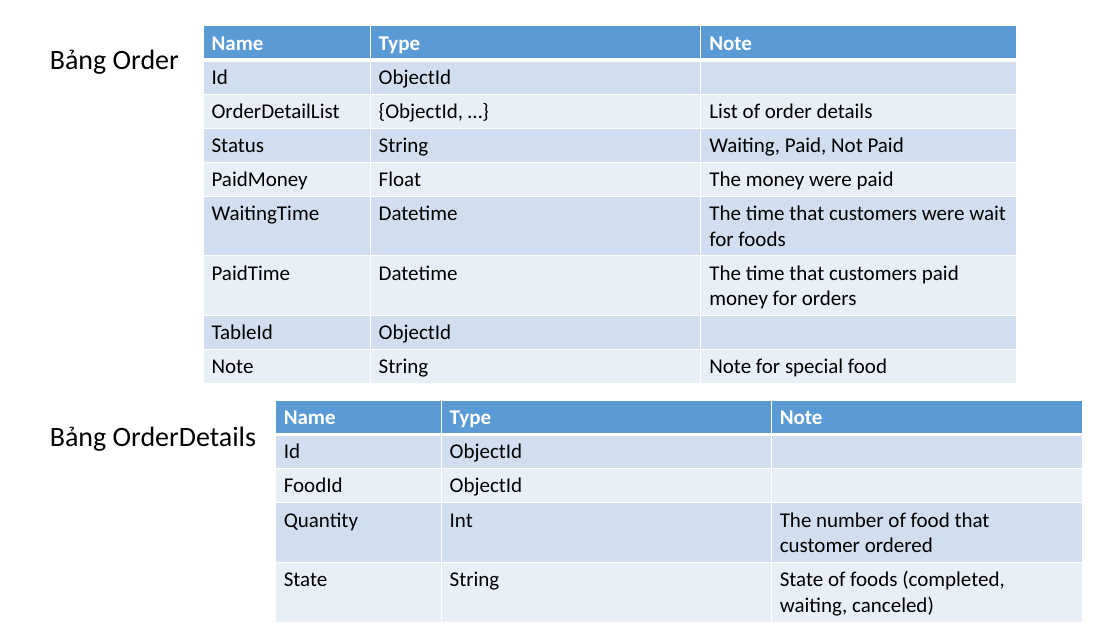
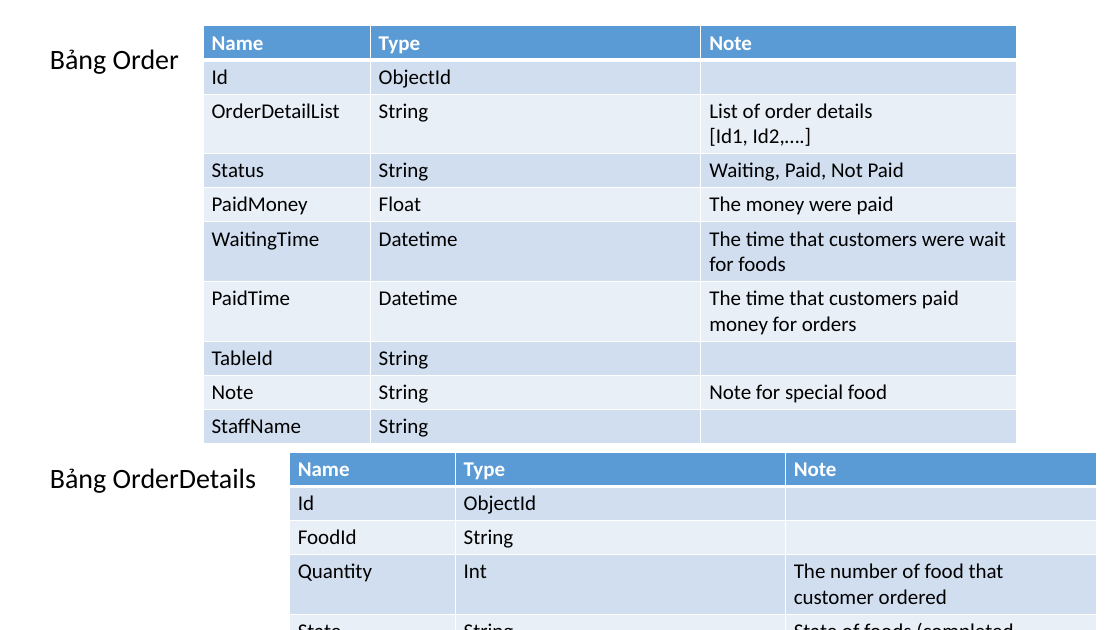
Before and after one commit to cuongvm-55/WebApplication, a slide deck: slide 6 of Tags/Database/DatabaseDesign_V2.pptx. Drawn at 1120x630 pixels with LibreOffice and Linux fonts; fonts in the diff are those of the drawing. Boxes give left, top, right and bottom in pixels: in the first picture for what was removed or moved away, otherwise in the second. Text is boxed around its words. In the diff, an @@ line names an element or a change of style, - is before the commit and + after.

```diff
--- a/Tags/Database/DatabaseDesign_V2.pptx
+++ b/Tags/Database/DatabaseDesign_V2.pptx
@@ table at <box>203,26,1017,441</box> @@
-row 3, column 2: {ObjectId, …}
+row 3, column 2: String
-row 3, column 3: List of order details
+row 3, column 3: List of order details / [Id1, Id2,….]
-row 8, column 2: ObjectId
+row 8, column 2: String
+row 10: StaffName | String | 
@@ subtitle "Bảng Order" rewrapped from <box>50,49,256,451</box> to <box>50,49,256,493</box> @@
@@ table at <box>290,452,1096,630</box> @@
-row 3, column 2: ObjectId
+row 3, column 2: String
@@ table: place and size @@
-table at <box>276,401,1082,620</box>
+table at <box>290,452,1096,630</box>
```
Also in this commit, not shown: 2 other slides changed, 13 other files.
